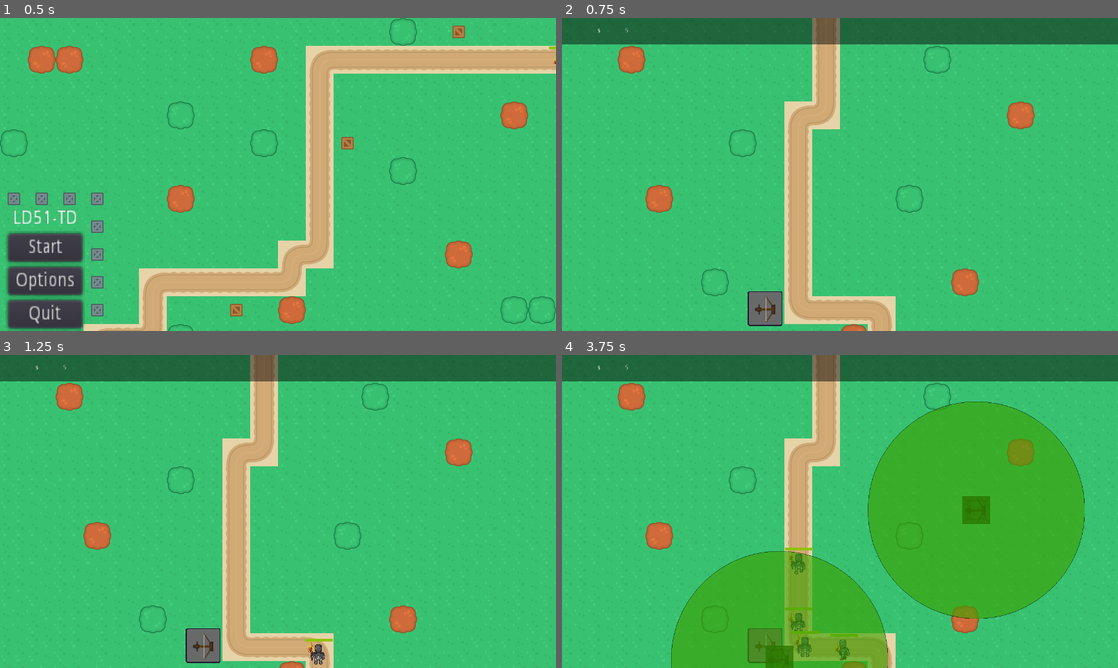
Above: before the commit, frames 1-4 (two rows, left to right).
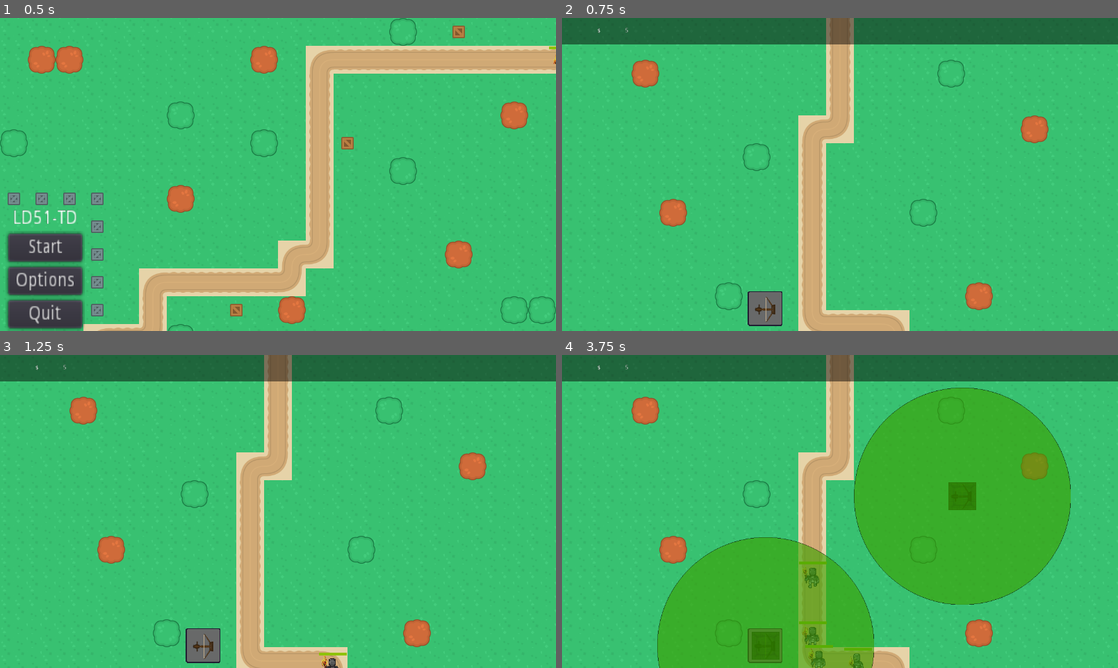
Above: after the commit, the same moments.

Repository: ld-51-game-jam/LD51-TD
Game: Godot game, scene res://src/start_menu/StartScene.tscn
The game is run twice, just before and just after one commit, with the same random seed, the same clock (stepped at 60 frames per second) and the same inputs.
Inputs (mouse positions are in pixels of both pictures, inside the frame that each line leads up to):
- Up to frame 1 (0.5 s): no input
- Up to frame 2 (0.75 s): click "Start" at 0.5 s
- Up to frame 3 (1.25 s): no input
- Up to frame 4 (3.75 s): click (767, 646) at 1.25 s; click (767, 646) at 2 s; click (767, 646) at 2.75 s; tap Enter (ui_accept) at 3.5 s; move the mouse to (962, 495) at 3.52 s; click (962, 495) at 3.67 s

Frame 1 is identical in both runs. In frame 2, 11% of the frame differs, in the area x 10-88%, y 0-100%; in frame 3, 11%; in frame 4, 19%, in the area x 10-94%, y 0-100%.
Error in both runs: Invalid set index 'rect_position' (on base: 'null instance') with value of type 'Vector2'. (res://src/levels/UI.gd:26)

Commit message:
added camera script for pan and zoom. to pan: hold middle-click, wheel mouse to zoom in/out

Diff:
--- a/project.godot
+++ b/project.godot
@@ -14,6 +14,11 @@
 "language": "GDScript",
 "path": "res://src/base/LevelHandler.gd"
 }, {
+"base": "Camera2D",
+"class": "PanningCamera",
+"language": "GDScript",
+"path": "res://src/camera/panningcamera.gd"
+}, {
 "base": "Node2D",
 "class": "Tower",
 "language": "GDScript",
@@ -21,6 +26,7 @@
 } ]
 _global_script_class_icons={
 "LevelHandler": "",
+"PanningCamera": "",
 "Tower": ""
 }
 
--- /dev/null
+++ b/src/camera/panningcamera.gd
@@ -0,0 +1,39 @@
+extends Camera2D
+
+class_name PanningCamera
+
+const MIN_ZOOM: float = 0.1
+const MAX_ZOOM: float = 1.0
+const ZOOM_INCREMENT: float = 0.1
+const ZOOM_RATE: float = 9.0
+
+var _target_zoom: float = 1.0
+
+func _physics_process(delta: float) -> void:
+	zoom = lerp(
+		zoom,
+		_target_zoom * Vector2.ONE,
+		ZOOM_RATE * delta
+	)
+	set_physics_process(
+		not is_equal_approx(zoom.x, _target_zoom)
+	)
+
+func zoom_in() -> void:
+	_target_zoom = max(_target_zoom - ZOOM_INCREMENT, MIN_ZOOM)
+	set_physics_process(true)
+
+func zoom_out() -> void:
+	_target_zoom = max(_target_zoom + ZOOM_INCREMENT, MAX_ZOOM)
+	set_physics_process(true)
+
+func _unhandled_input(event: InputEvent) -> void:
+	if event is InputEventMouseMotion:
+		if event.button_mask == BUTTON_MASK_MIDDLE:
+			position -= event.relative * zoom
+	if event is InputEventMouseButton:
+		if event.is_pressed():
+			if event.button_index == BUTTON_WHEEL_UP:
+				zoom_in()
+			if event.button_index == BUTTON_WHEEL_DOWN:
+				zoom_out()
--- /dev/null
+++ b/src/camera/panningcamera.tscn
@@ -0,0 +1,8 @@
+[gd_scene load_steps=2 format=2]
+
+[ext_resource path="res://src/camera/panningcamera.gd" type="Script" id=1]
+
+[node name="Camera" type="Node2D"]
+
+[node name="Camera2D" type="Camera2D" parent="."]
+script = ExtResource( 1 )
--- a/src/levels/LevelOne.tscn
+++ b/src/levels/LevelOne.tscn
@@ -1,9 +1,11 @@
-[gd_scene load_steps=13 format=2]
+[gd_scene load_steps=15 format=2]
 
 [ext_resource path="res://assets/props/treeGreen_large.png" type="Texture" id=1]
 [ext_resource path="res://assets/props/treeBrown_large.png" type="Texture" id=2]
 [ext_resource path="res://assets/base/terrainTiles_default.png" type="Texture" id=3]
 [ext_resource path="res://assets/ui/themes/montreal.tres" type="Theme" id=4]
+[ext_resource path="res://assets/base/terrainTiles_Custom.png" type="Texture" id=5]
+[ext_resource path="res://src/camera/panningcamera.gd" type="Script" id=6]
 [ext_resource path="res://assets/ui/button.png" type="Texture" id=8]
 [ext_resource path="res://assets/towers/weapons/Ballistae_idle.png" type="Texture" id=9]
 [ext_resource path="res://src/levels/LevelOne.gd" type="Script" id=10]
@@ -124,6 +126,29 @@
 4/shape_one_way_margin = 0.0
 4/shapes = [  ]
 4/z_index = 0
+5/name = "terrainTiles_Custom.png 5"
+5/texture = ExtResource( 5 )
+5/tex_offset = Vector2( 0, 0 )
+5/modulate = Color( 1, 1, 1, 1 )
+5/region = Rect2( 128, 0, 384, 128 )
+5/tile_mode = 1
+5/autotile/bitmask_mode = 1
+5/autotile/bitmask_flags = [ Vector2( 0, 1 ), 146, Vector2( 1, 0 ), 56, Vector2( 1, 1 ), 186, Vector2( 2, 0 ), 178, Vector2( 2, 1 ), 176, Vector2( 3, 0 ), 154, Vector2( 3, 1 ), 152, Vector2( 4, 0 ), 58, Vector2( 4, 1 ), 50, Vector2( 5, 0 ), 184, Vector2( 5, 1 ), 26 ]
+5/autotile/icon_coordinate = Vector2( 0, 0 )
+5/autotile/tile_size = Vector2( 64, 64 )
+5/autotile/spacing = 0
+5/autotile/occluder_map = [  ]
+5/autotile/navpoly_map = [  ]
+5/autotile/priority_map = [  ]
+5/autotile/z_index_map = [  ]
+5/occluder_offset = Vector2( 0, 0 )
+5/navigation_offset = Vector2( 0, 0 )
+5/shape_offset = Vector2( 0, 0 )
+5/shape_transform = Transform2D( 1, 0, 0, 1, 0, 0 )
+5/shape_one_way = false
+5/shape_one_way_margin = 0.0
+5/shapes = [  ]
+5/z_index = 0
 
 [sub_resource type="Curve2D" id=3]
 _data = {
@@ -207,3 +232,8 @@
 margin_bottom = 59.0
 text = "5"
 valign = 1
+
+[node name="PanningCamera" type="Camera2D" parent="."]
+position = Vector2( 608, 328 )
+current = true
+script = ExtResource( 6 )
